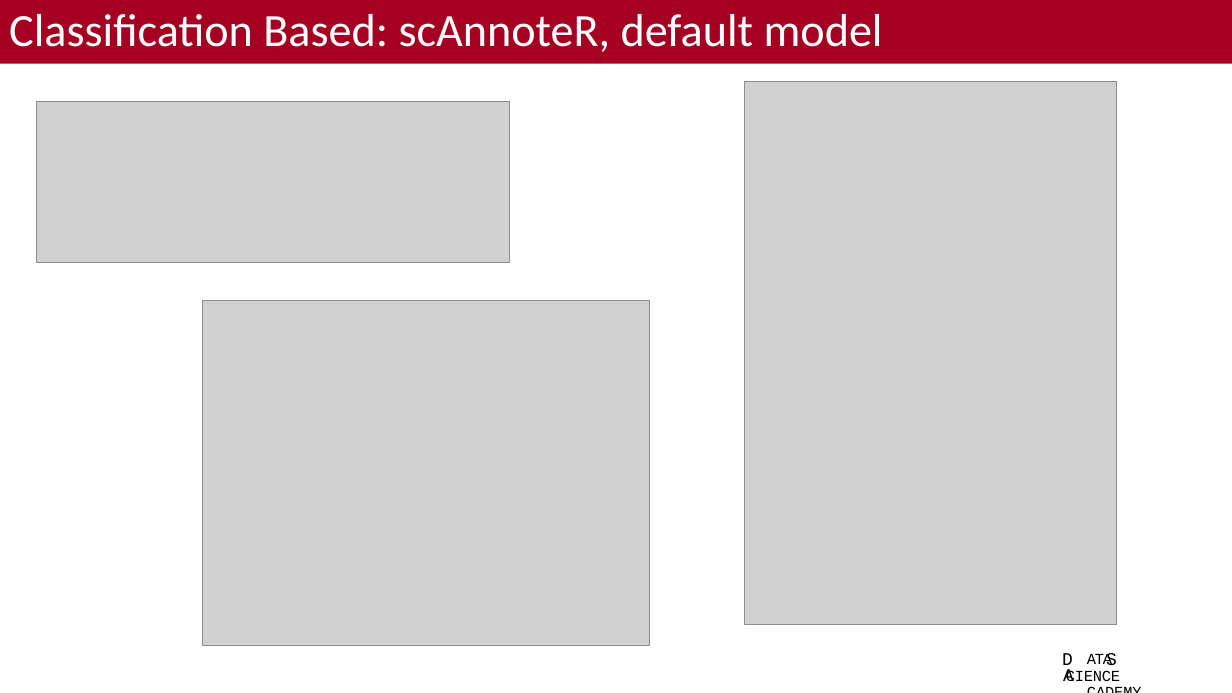
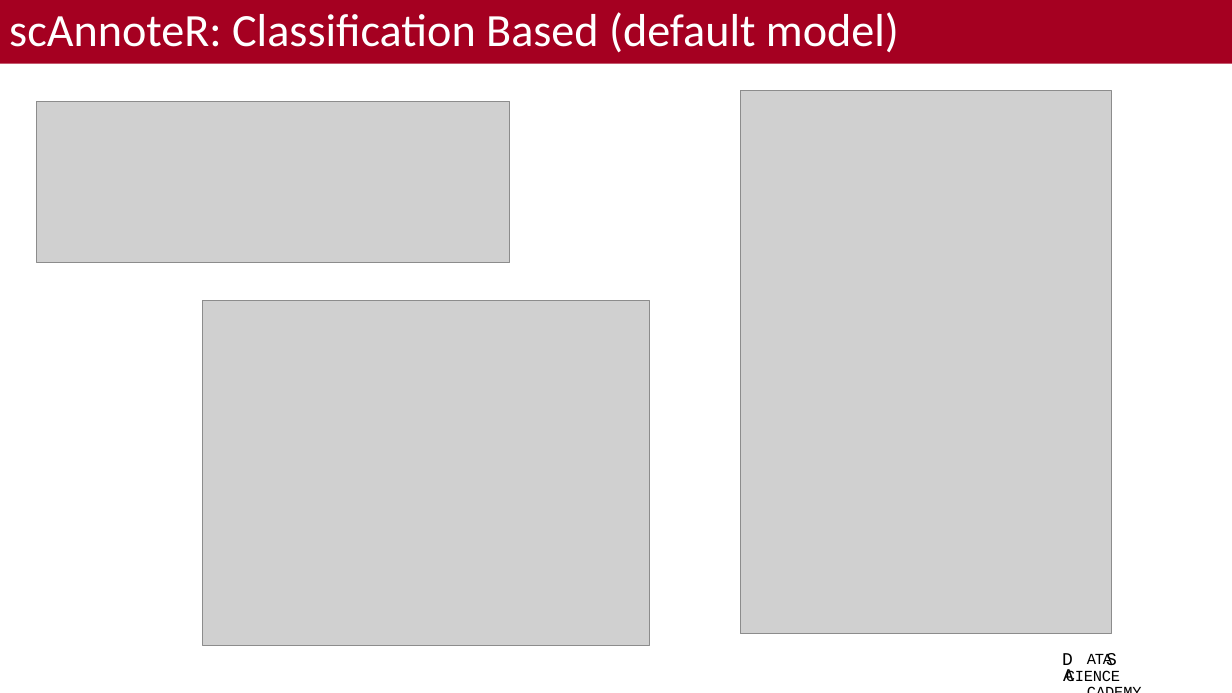
Before and after one commit to bacorli2/scrna_workshop, a slide deck: slide 8 of M4_Seurat_CellType/M4_Seurat_CellType.pptx. Drawn at 1232x693 pixels with LibreOffice and Linux fonts; fonts in the diff are those of the drawing; grey boxes stand for pictures; background and template pictures are left out. Boxes give left, top, right and bottom in pixels: in the first picture for what was removed or moved away, otherwise in the second. Text is boxed around its words. In the diff, an @@ line names an element or a change of style, - is before the commit and + after.

```diff
--- a/M4_Seurat_CellType/M4_Seurat_CellType.pptx
+++ b/M4_Seurat_CellType/M4_Seurat_CellType.pptx
@@ title at (x1=9, y1=12, x2=899, y2=53): text changed @@
-Classification Based: scAnnoteR, default model
+scAnnoteR: Classification Based (default model)
@@ picture moved from (x1=745, y1=81, x2=1116, y2=625) to (x1=740, y1=91, x2=1112, y2=634) @@
```
Also in this commit, not shown: 4 other slides changed, 2 other files.
